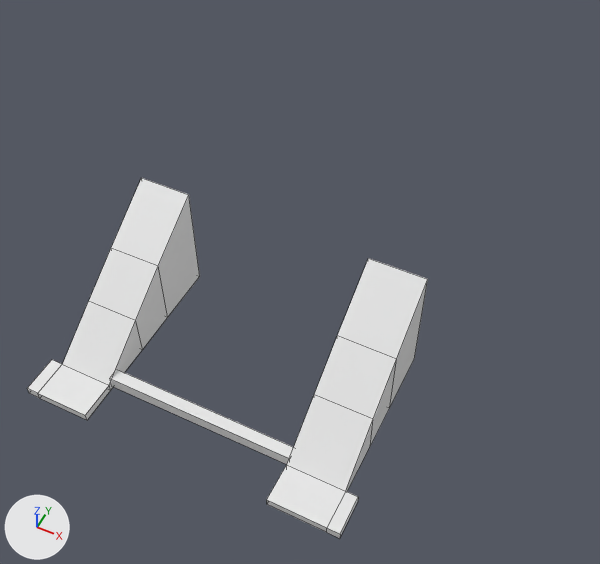
The Blender file blender_files/E1/Piramide Uno.blend, before and after one commit.
Rendered twice from a 50 mm camera at (3.64, -8.79, 9.41) aimed at (0.14, -1.8, 0.67). Every picture has the same lights, and +X, +Y and +Z are marked at lower left. Mesh edges are drawn as thin lines.

Before the edit, the objects in view are built like this:
```python
me_cube_001 = bpy.data.meshes.new('Cube.001')
me_cube_001.from_pydata(...)  # 56 vertices, 50 faces; spans x -6.93..6.04, y -13.81..-5.77, z -0.74..3.97
# before: 48 (-4.31, -12.13, -0.74), 49 (-4.31, -11.66, -0.74), 50 (3.33, -11.66, -0.74), 51 (3.33, -12.13, -0.74), 52 (-4.31, -12.13, -0.23) at pixel (109, 378)
# before: 53 (-4.31, -11.66, -0.23), 54 (3.33, -11.66, -0.23), 55 (3.33, -12.13, -0.23) at pixel (289, 458)
ob_cube = bpy.data.objects.new('Cube', me_cube_001)
ob_cube.location = (0.03, 0.07, 0.41)
ob_cube.scale = (0.351, 0.351, 0.351)
```
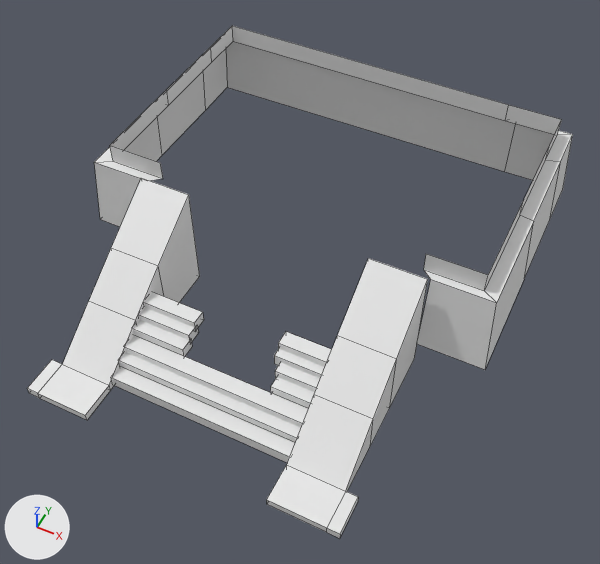
Boxes (x1, y1, x2, y2) around the edits, measured in the pictures (600 x 564 px; the box of a moved part takes in the faces that stretch with it):
'Cube.001', added
    after: (94, 26, 573, 370)
part 1 of me_cube_001, added
    after: (119, 353, 301, 443)
part 2 of me_cube_001, added
    after: (125, 336, 308, 428)
part 3 of me_cube_001, added
    after: (133, 320, 192, 356)
part 4 of me_cube_001, added
    after: (271, 377, 315, 409)
part 5 of me_cube_001, added
    after: (139, 308, 199, 344)
part 6 of me_cube_001, added
    after: (275, 362, 320, 392)
part 7 of me_cube_001, added
    after: (144, 292, 204, 328)
part 8 of me_cube_001, added
    after: (274, 349, 325, 378)
part 9 of me_cube_001, added
    after: (278, 332, 332, 367)
part 10 of me_cube_001, moved or reshaped
    before: (110, 370, 293, 464)
    after: (112, 367, 295, 462)

Edits to the bpy script that builds the scene:
```text
Change me_cube_001:
    where me_cube_001.from_pydata(...)  # 56 vertices, 50 faces; spans x -6.93..6.04, y -13.81..-5.77, z -0.74..3.97
    used by ob_cube; location = (0.03, 0.07, 0.41); scale = (0.351, 0.351, 0.351)
    verts and faces of me_cube_001; kept vertices keep their numbers, new ones are numbered from 56
    me_cube_001 part 1: a new loose piece, a box spanning x -4.31..3.33, y -11.5..-10.9, z -0.35..0.16
    me_cube_001 part 2: a new loose piece, a box spanning x -4.31..3.33, y -11.05..-10.4, z -0.03..0.47
    me_cube_001 part 3: a new loose piece, a box spanning x -4.31..-2.02, y -10.41..-9.81, z 0.36..0.86
    me_cube_001 part 4: a new loose piece, a box spanning x 1.68..3.34, y -10.41..-9.81, z 0.36..0.86
    me_cube_001 part 5: a new loose piece, a box spanning x -4.31..-2.02, y -9.91..-9.3, z 0.64..1.15
    me_cube_001 part 6: a new loose piece, a box spanning x 1.61..3.9, y -9.91..-9.3, z 0.66..1.16
    me_cube_001 part 7: a new loose piece, a box spanning x -4.31..-2.02, y -9.48..-8.88, z 0.92..1.42
    me_cube_001 part 8: a new loose piece, a box spanning x 1.35..3.32, y -9.48..-8.88, z 0.92..1.42
    me_cube_001 part 9: a new loose piece, a box spanning x 1.34..3.31, y -9.12..-8.52, z 1.23..1.74
    me_cube_001 part 10
    add for i in [48, 51, 52, 55]: verts[i] += (0.0, 0.07, 0.0)
    add for i in [49, 50, 53, 54]: verts[i] += (0.0, 0.2, 0.0)
Add me_cube_002:
    me_cube_002.from_pydata(...)  # 44 vertices, 30 faces; spans x -3.46..8.44, y -6.23..1.39, z -1.11..1.69
Add ob_cube_001:
    ob_cube_001 = bpy.data.objects.new('Cube.001', me_cube_002)
    ob_cube_001.location = (-1.41, 1.2, 1.13)
    ob_cube_001.scale = (0.515, 0.515, 0.515)
```
